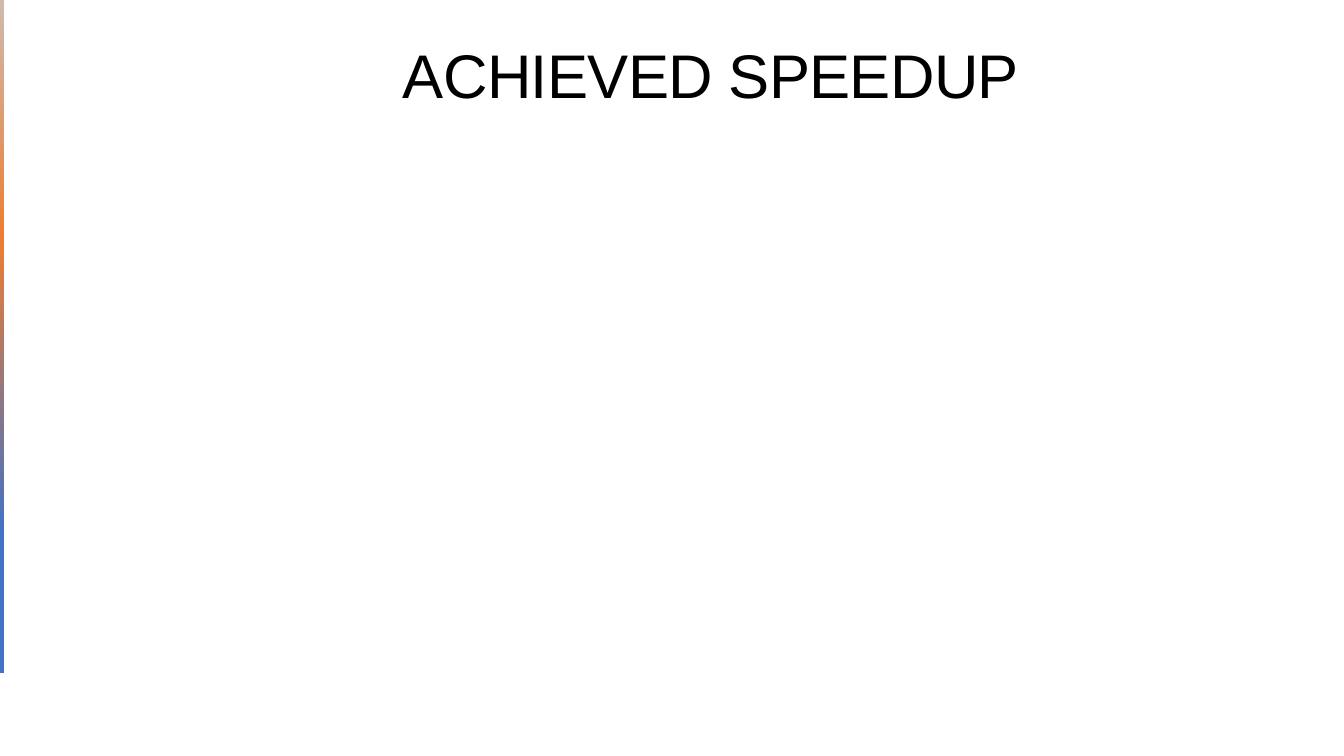
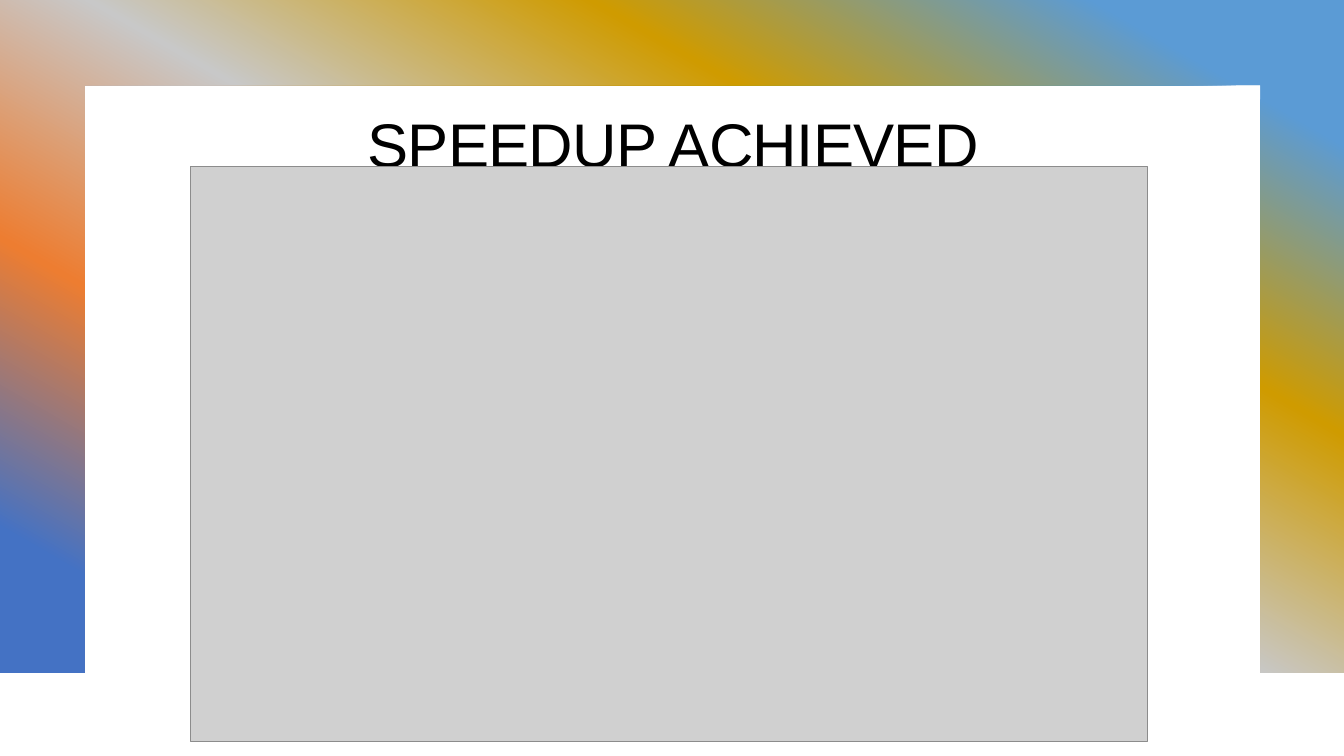
Before and after one commit to salor02/assignment-HPC, a slide deck: slide 8 of assignment-2/ATAX Problem Optimization.pptx. Drawn at 1344x756 pixels with LibreOffice and Linux fonts; fonts in the diff are those of the drawing; grey boxes stand for pictures. Boxes give left, top, right and bottom in pixels: in the first picture for what was removed or moved away, otherwise in the second. Text is boxed around its words. In the diff, an @@ line names an element or a change of style, - is before the commit and + after.

Commit message:
Added Images to Presentation

```diff
--- a/assignment-2/ATAX Problem Optimization.pptx
+++ b/assignment-2/ATAX Problem Optimization.pptx
@@ rectangle removed at (x1=4, y1=0, x2=1344, y2=706) @@
@@ text "SPEEDUP ACHIEVED" at (x1=367, y1=124, x2=979, y2=179): vertical alignment bottom to top @@
@@ text at (x1=367, y1=124, x2=979, y2=179): text changed @@
-ACHIEVED SPEEDUP
+SPEEDUP ACHIEVED
@@ picture added at (x1=191, y1=166, x2=1148, y2=741) @@
```
Also in this commit, not shown: 3 other slides changed, 3 slides added, 3 slides removed.
